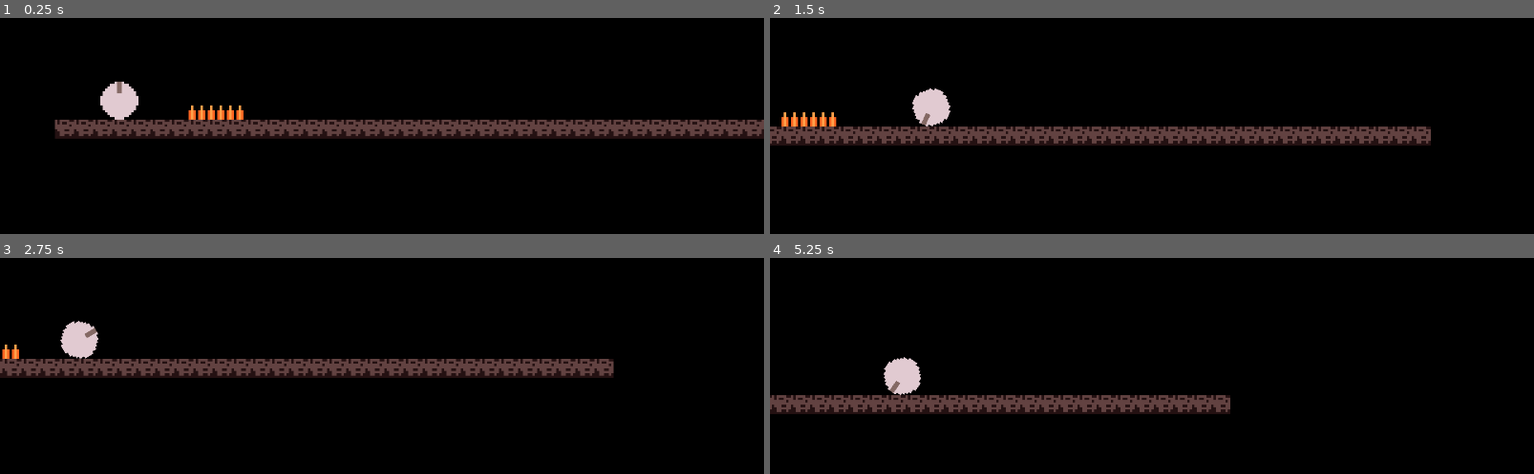
Above: before the commit, frames 1-4 (two rows, left to right).
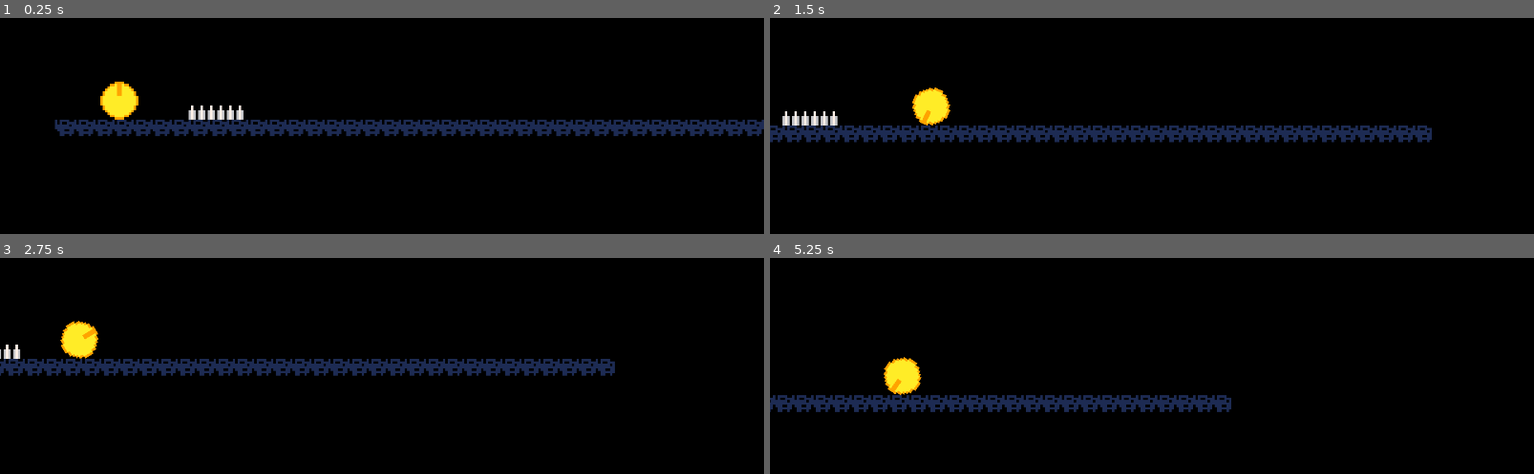
Above: after the commit, the same moments.

Repository: cat-in-the-dark/gmtk_2025
Game: Godot game, scene res://scenes/game_scene.tscn
Two runs of this game, one before a commit and one after it. Both use one fixed random seed, a clock stepped at 60 frames per second and the inputs below.
Inputs:
- Up to frame 1 (0.25 s): no input
- Up to frame 2 (1.5 s): tap Enter (ui_accept) at 0.5, 0.77 s; hold Right (ui_right) from 0.53 s (still down)
- Up to frame 3 (2.75 s): tap Enter (ui_accept) at 1.52 s; release Right (ui_right) at 2.03 s; hold Left (ui_left) from 2.03 s (still down)
- Up to frame 4 (5.25 s): release Left (ui_left) at 2.78 s; hold Right (ui_right) 2.78-4.28 s; tap Enter (ui_accept) at 3.02, 3.77, 4.52 s; hold Left (ui_left) 4.28-5.03 s; hold Right (ui_right) from 5.03 s (still down)

The runs differ from the first frame. In frame 1, 9.1% of the frame differs, in the area x 7-100%, y 29-56%; in frame 2, 8.7%; in frame 3, 7.9%; in frame 4, 6.0%.

Commit message:
change pallete

Diff:
--- a/assets/tileset.tres
+++ b/assets/tileset.tres
@@ -13,10 +13,11 @@
 texture = ExtResource("2_fcvr3")
 texture_region_size = Vector2i(8, 8)
 0:0/0 = 0
-0:0/0/physics_layer_0/polygon_0/points = PackedVector2Array(-4, -2, 4, -2, 4, 4, -4, 4)
+0:0/0/physics_layer_1/polygon_0/points = PackedVector2Array(-4, -2, 4, -2, 4, 4, -4, 4)
 
 [resource]
 tile_size = Vector2i(8, 8)
 physics_layer_0/collision_layer = 1
+physics_layer_1/collision_layer = 2
 sources/1 = SubResource("TileSetAtlasSource_ej02t")
 sources/2 = SubResource("TileSetAtlasSource_14fb3")
--- a/scenes/player.tscn
+++ b/scenes/player.tscn
@@ -1,10 +1,13 @@
-[gd_scene load_steps=4 format=3 uid="uid://clknudq3r3qcn"]
+[gd_scene load_steps=5 format=3 uid="uid://clknudq3r3qcn"]
 
 [ext_resource type="Texture2D" uid="uid://n4mgcvn4u6b6" path="res://assets/player.png" id="1_4flbx"]
 [ext_resource type="Script" uid="uid://bf5cyiwhcyjr4" path="res://scripts/player.gd" id="1_onrkg"]
 
 [sub_resource type="CircleShape2D" id="CircleShape2D_sh265"]
 radius = 8.0
+
+[sub_resource type="CircleShape2D" id="CircleShape2D_g2els"]
+radius = 7.0
 
 [node name="Player" type="CharacterBody2D"]
 script = ExtResource("1_onrkg")
@@ -14,3 +17,11 @@
 
 [node name="Sprite2D" type="Sprite2D" parent="."]
 texture = ExtResource("1_4flbx")
+
+[node name="DamageHitArea" type="Area2D" parent="."]
+collision_mask = 2
+
+[node name="CollisionShape2D" type="CollisionShape2D" parent="DamageHitArea"]
+shape = SubResource("CircleShape2D_g2els")
+
+[connection signal="body_entered" from="DamageHitArea" to="." method="_on_damage_hit_area_body_entered"]
--- a/scripts/player.gd
+++ b/scripts/player.gd
@@ -30,3 +30,8 @@
 		sprite.rotate(-1 * velocity.x / 16.0)
 
 	move_and_slide()
+
+
+func _on_damage_hit_area_body_entered(body):
+	# Collide with spike
+	print(body)
Binary file removed: assets/ash-persimmon-6-1x.png
Binary file changed: assets/ground.aseprite
Binary file changed: assets/ground.png
Binary file added: assets/note.aseprite
Binary file added: assets/note.png
Not shown, added: assets/note.png.import
Not shown, added: assets/pico-8-1x.png.import
Binary file changed: assets/player.aseprite
Binary file changed: assets/player.png
Binary file changed: assets/spike.aseprite
Binary file changed: assets/spike.png
